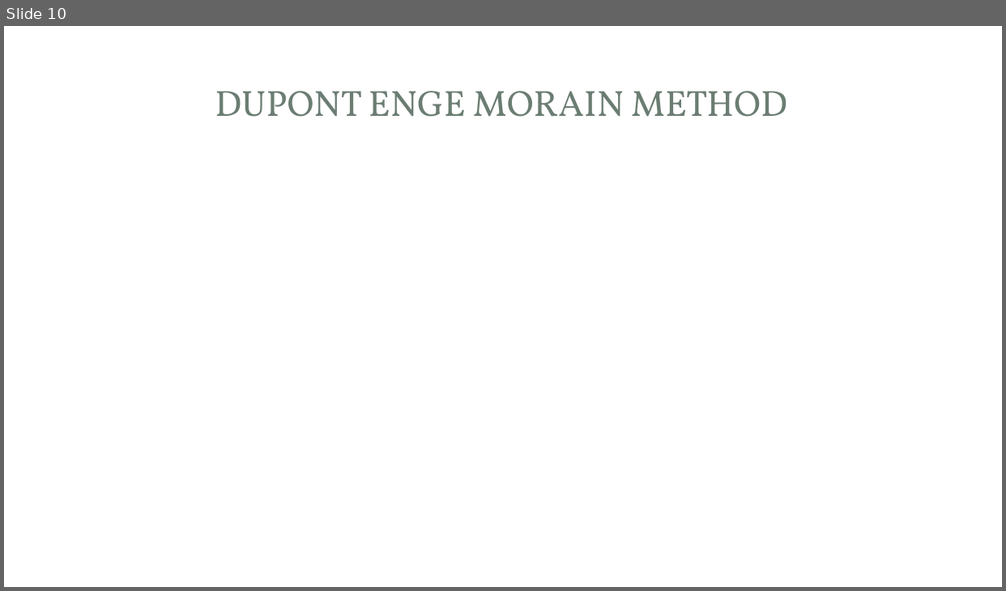
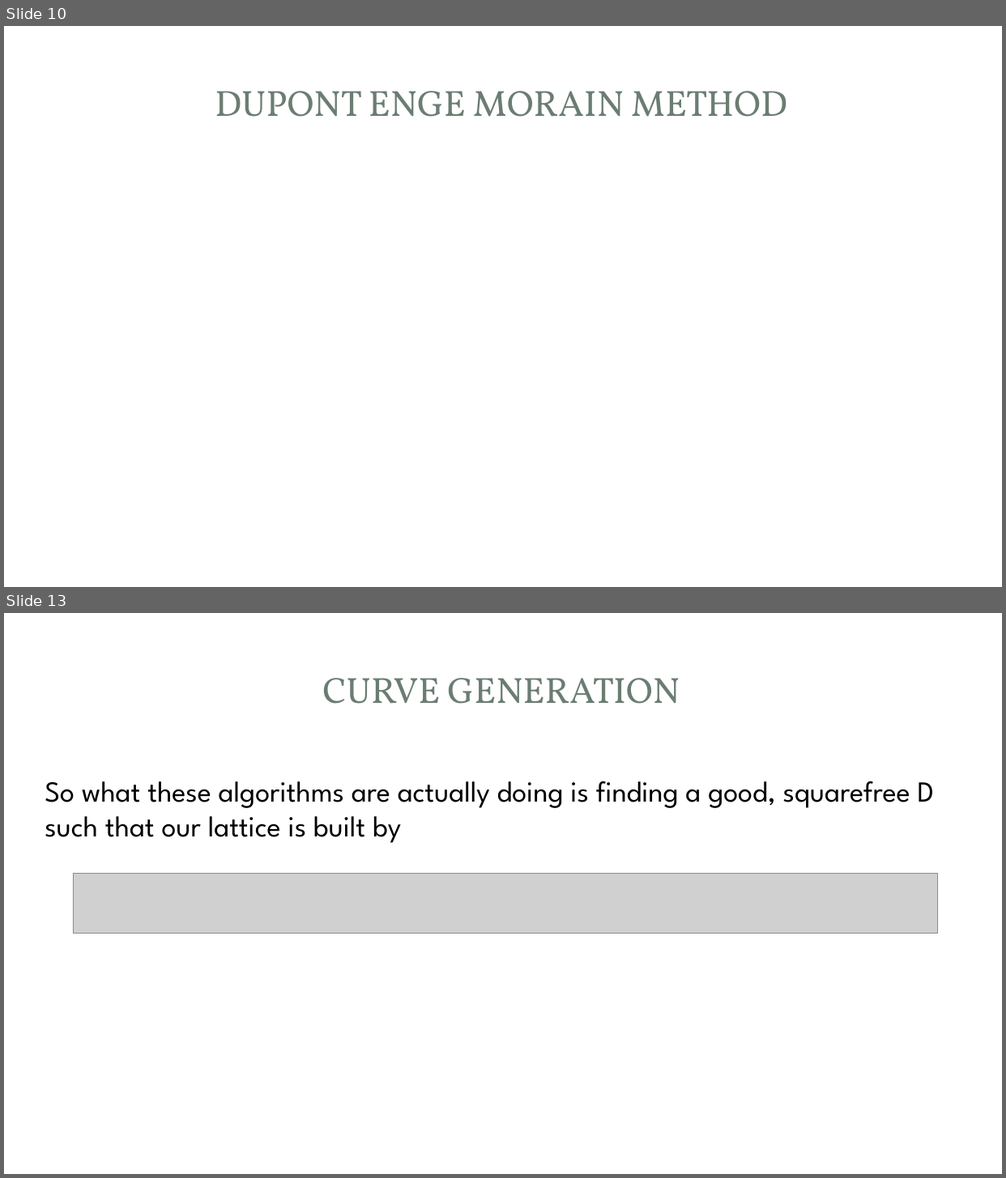
Before and after one commit to Srizzle/CS276-Project-Writeup, a slide deck: Presentation.ppt.pptx. Shown one above the other, each under a label of ours: slide 10 before the commit, slides 10 and 13 after it; the slides between them are not shown. The pictures are 1006x591 and 1006x1178 pixels, drawn with LibreOffice and Linux fonts; fonts in the diff are those of the drawing; grey boxes stand for pictures; background and template pictures are left out. Boxes give left, top, right and bottom in pixels: in the first picture for what was removed or moved away, otherwise in the second. Text is boxed around its words. In the diff, an @@ line names an element or a change of style, - is before the commit and + after.

Commit message:
inputted lattices into presentation

```diff
--- a/Presentation.ppt.pptx
+++ b/Presentation.ppt.pptx
@@ slide 13 added at box(4, 613, 1002, 1174), background picture (left out); not listed: 3 template elements that a slide beside it also shows @@
@@ title added at box(322, 678, 680, 704), 35 pt, text #6B7D72 @@
+CURVE GENERATION
@@ text added at box(44, 781, 934, 843), 28 pt, text #000000 @@
+So what these algorithms are actually doing is finding a good, squarefree D such that our lattice is built by
@@ picture added at box(73, 874, 938, 934) @@
```
Also in this commit, not shown: 2 other slides added, 5 other files.
